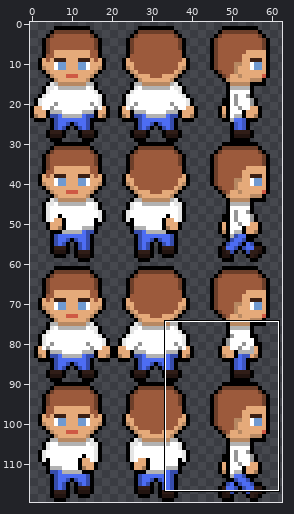
Sprite sheet, stored at assets/WalkingMain.png. Above, an overview of the earlier version with the close-up marked.
Close-up. As it was:
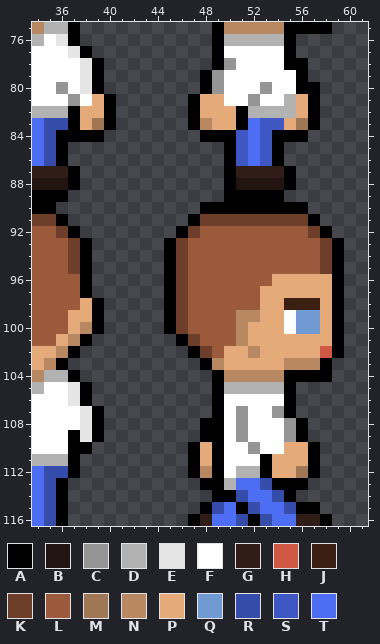
The file is 63x120 pixels. Colours within 5 levels of each other are drawn and written as one. Shown: x 34..61, y 75..116.
Palette (. is transparent): A #000000  B #221410  C #959595  D #b2b2b2  E #e5e5e5  F #ffffff  G #301d17  H #cf5944  J #3b1f13  K #6d3f2a  L #9c5a3c  M #a07755  N #b78862  P #e5aa7a  Q #709ad1  R #364caa  S #3e57c2  T #4d6df3
Pixels before, first column x 34:
 75 NDDA...........ANNNNNAAAA.
 76 DFEA...........ADDDDDA....
 77 FFFEA..........AFFFFFA....
 78 FFFFEA.........ACFFFFAA...
 79 FFFFEA........ACFFFFFFA...
 80 FFCFEA........ACFFFCFFAA..
 81 FFFCFPA......APPFFCFFDPA..
 82 DDDAPPA......APPPADDDDPA..
 83 TRRAPMA......ANPPATSSPMA..
 84 TRAAAA........AAASTSAAA...
 85 TRA.............ASTSA.....
 86 TRA.............ASTSA.....
 87 GGGA............AGGGGA....
 88 BBBA............ABBBBA....
 89 AAA.............AAAAA.....
 90 AA............AAAAAAAAA...
 91 KKA..........AKKKKKKKKKA..
 92 LLKA........AKLLLLLLLLLKA.
 93 LLLKA......AKLLLLLLLLLLLKA
 94 LLLKA......AKLLLLLLLLLLLKA
 95 LLLKA......AKLLLLLLLLLLLKA
 96 LLLLA......AKLLLLLLLPPPPPA
 97 LLLLA......AKLLLLLLPPPPPPA
 98 LLLLPA.....AKLLLLLLPPJJJPA
 99 LLLPPA.....AKLLLLNNPPFQQPA
100 LLLPNA.....AKLLLLNPPPFQQPA
101 LLPNA.......AKLLLNPPPPPPPA
102 PPNA.........AKLPPNPPPPPHA
103 PNA...........ANPPPPPNNNA.
104 NDDA...........ANNNNNAAAA.
105 DFFEA..........ADDDDDA....
106 FFFEA..........AFFFFFA....
107 FFFFEA.........AFCFFCA....
108 FFFFEA........AAFCFFFCA...
109 FFFAEA........AAFCFFFCA...
110 FFFAA........APAFFCFFPPA..
111 DDDA.........APAFFFAPPPA..
112 TRRA.........ANAFDDAPPMA..
113 TRA...........AADTTRAAA...
114 TRA............AARTTRA....
115 TRA...........ARTARTTRAA..
116 TRA..........AGTTRARTTGGA.
The result:
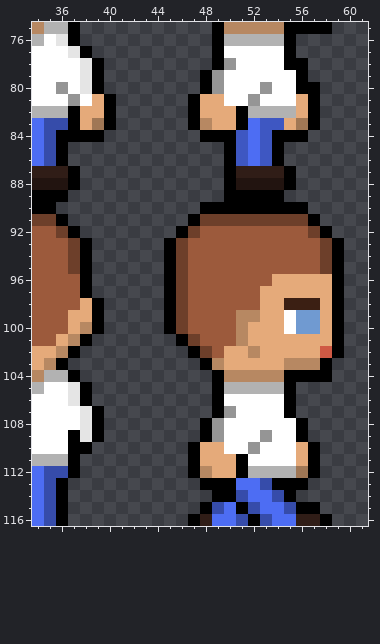
Difference:
Changed rows in their new state; - is an unchanged pixel.
first column x 55:
 81 F
first column x 49:
107 -CF--F-
108 C-F---F
109 C-F-C-F
110 P-----F
111 PPA-FFF
112 PPA-DDD
113 -A-----
